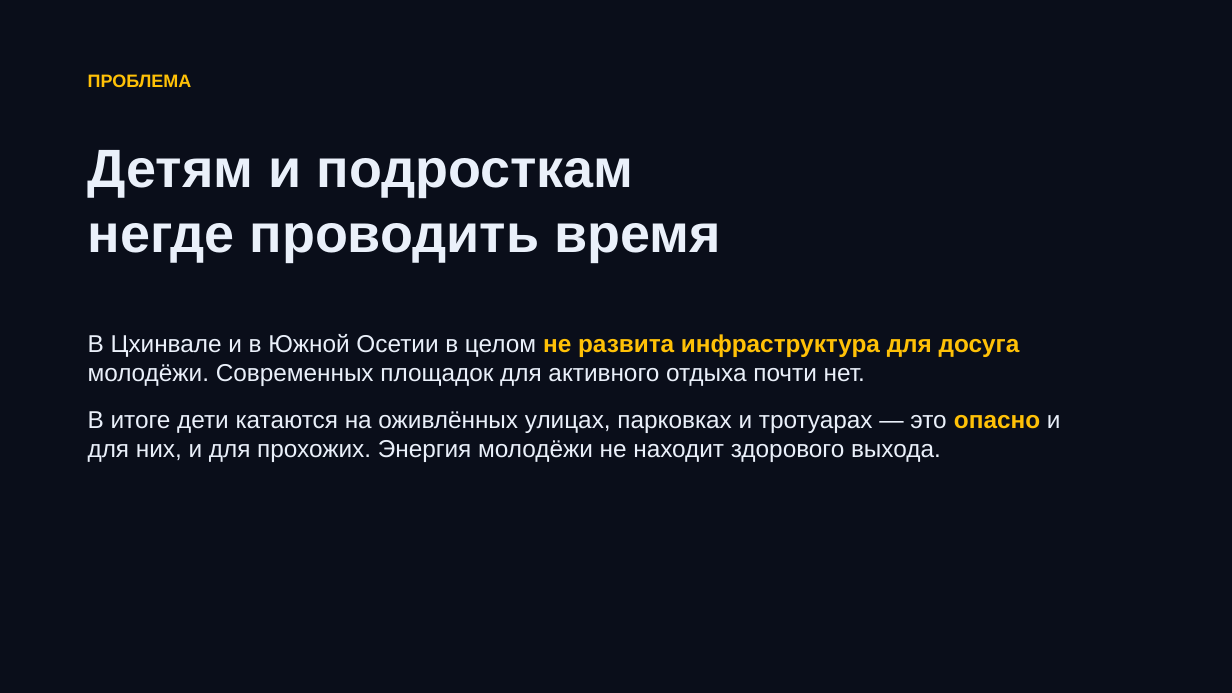
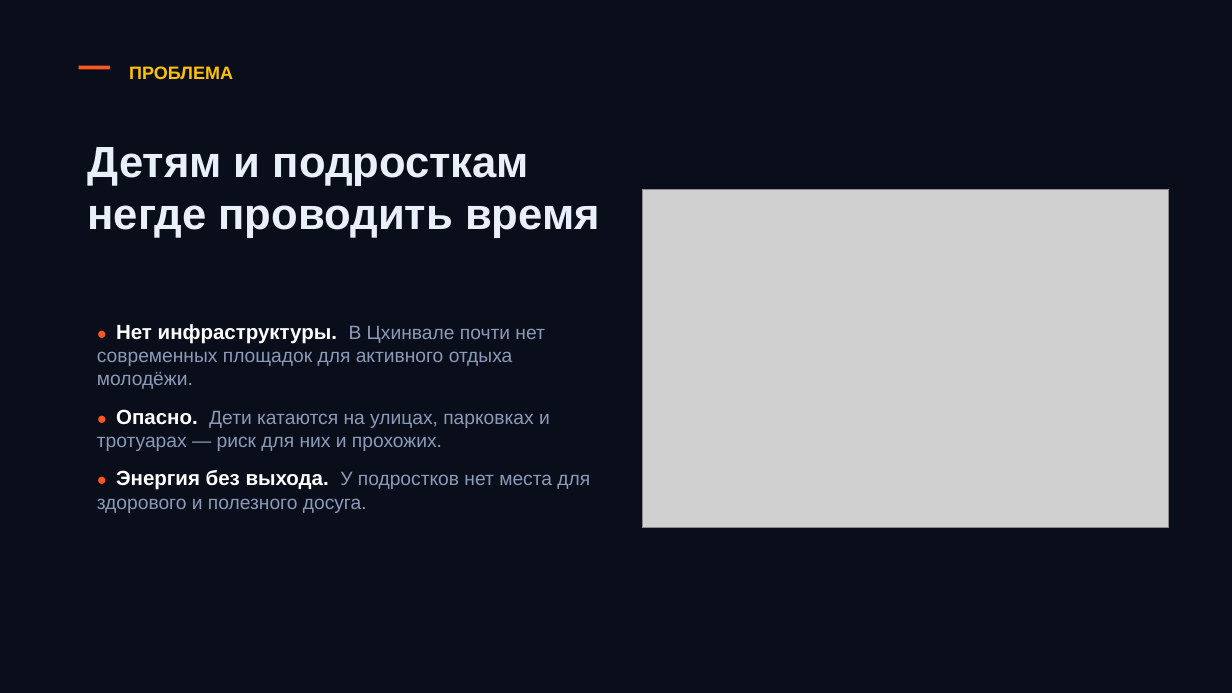
Before and after one commit to sommeliermitrofanov-code/napitki-fartuny, a slide deck: slide 2 of skatepark.pptx. Drawn at 1232x693 pixels with LibreOffice and Linux fonts; fonts in the diff are those of the drawing; grey boxes stand for pictures. Boxes give left, top, right and bottom in pixels: in the first picture for what was removed or moved away, otherwise in the second. Text is boxed around its words. In the diff, an @@ line names an element or a change of style, - is before the commit and + after.

```diff
--- a/skatepark.pptx
+++ b/skatepark.pptx
@@ text "ПРОБЛЕМА": place and size @@
-text "ПРОБЛЕМА" at (88,74,192,87)
+text "ПРОБЛЕМА" at (129,66,233,79)
@@ rectangle added at (79,66,110,69), fill #FF5722 @@
@@ text "Детям и подросткам" at (88,147,600,238): size 42 to 34 pt @@
@@ picture added at (642,189,1169,528) @@
@@ text at (97,324,590,513): text changed; size 19 to 15 pt; text colour #EAF0FA to #8B9AB8 @@
-В Цхинвале и в Южной Осетии в целом не развита инфраструктура для досуга молодёжи. Современных площадок для активного отдыха почти нет.
-В итоге дети катаются на оживлённых улицах, парковках и тротуарах — это опасно и для них, и для прохожих. Энергия молодёжи не находит здорового выхода.
+● Нет инфраструктуры. В Цхинвале почти нет современных площадок для активного отдыха молодёжи.
+● Опасно. Дети катаются на улицах, парковках и тротуарах — риск для них и прохожих.
+● Энергия без выхода. У подростков нет места для здорового и полезного досуга.
```
Also in this commit, not shown: 9 other slides changed, 26 other files.
